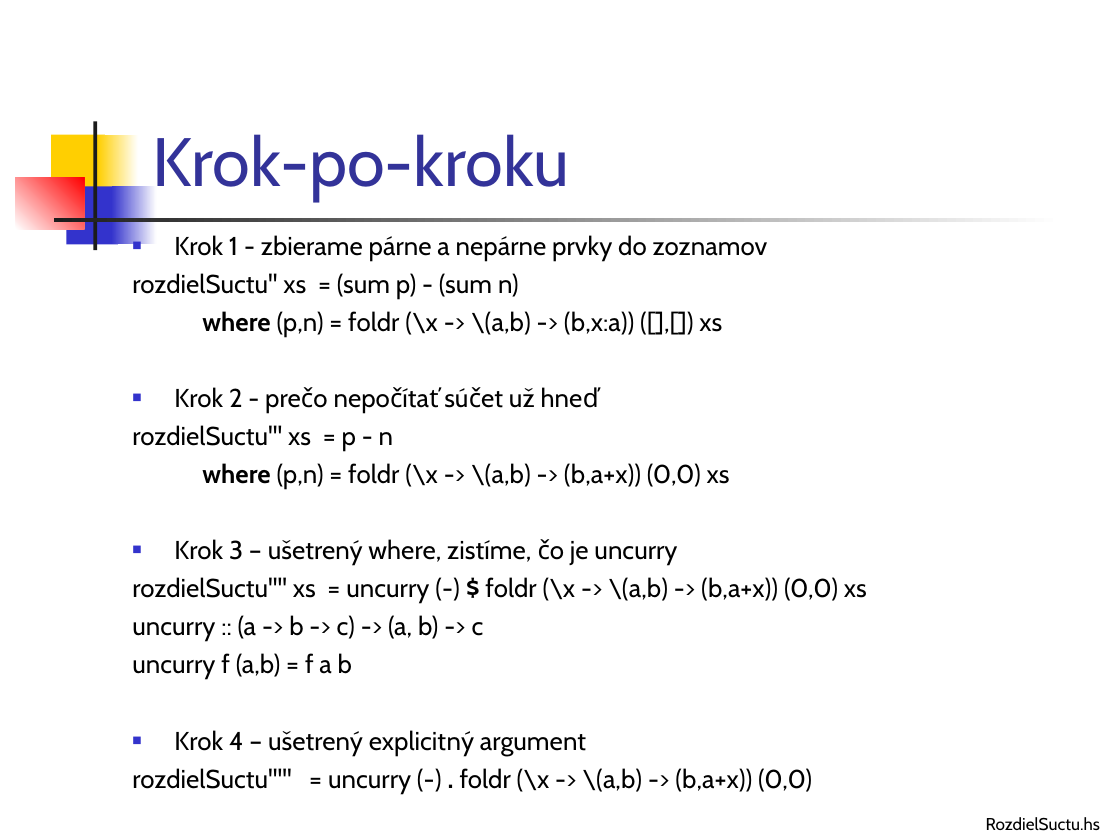
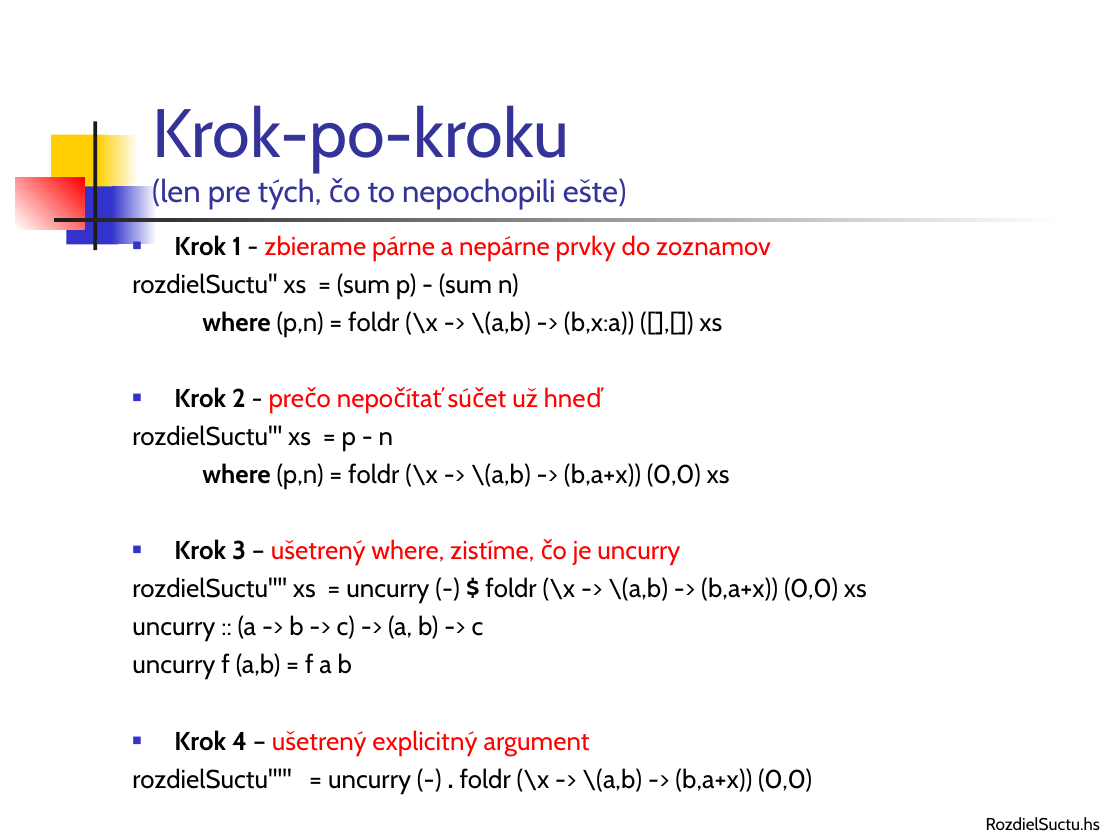
Before and after one commit to Funkcionalne/Prednasky, a slide deck: slide 5 of 03/03_fpro.ppt. Drawn at 1120x840 pixels with LibreOffice and Linux fonts; fonts in the diff are those of the drawing. Boxes give left, top, right and bottom in pixels: in the first picture for what was removed or moved away, otherwise in the second. Text is boxed around its words. In the diff, an @@ line names an element or a change of style, - is before the commit and + after.

```diff
--- a/03/03_fpro.ppt
+++ b/03/03_fpro.ppt
@@ title at [152, 105, 618, 210]: text changed; size 44 to 20 pt @@
-Krok-po-kroku
+Krok-po-kroku
+(len pre tých, čo to nepochopili ešte)
@@ text at [174, 235, 771, 755]: text colour #000000 to #FF0000 in "zbierame párne a nepárne prvky do zoznamov", "prečo nepočítať súčet už hneď", "ušetrený where, zistíme, čo je uncurry", "ušetrený explicitný argument"; bold on in "Krok 1", "Krok 2", "Krok 3", "Krok 4" @@
```
Also in this commit, not shown: 11 other slides changed, 3 slides added, 4 other files.
